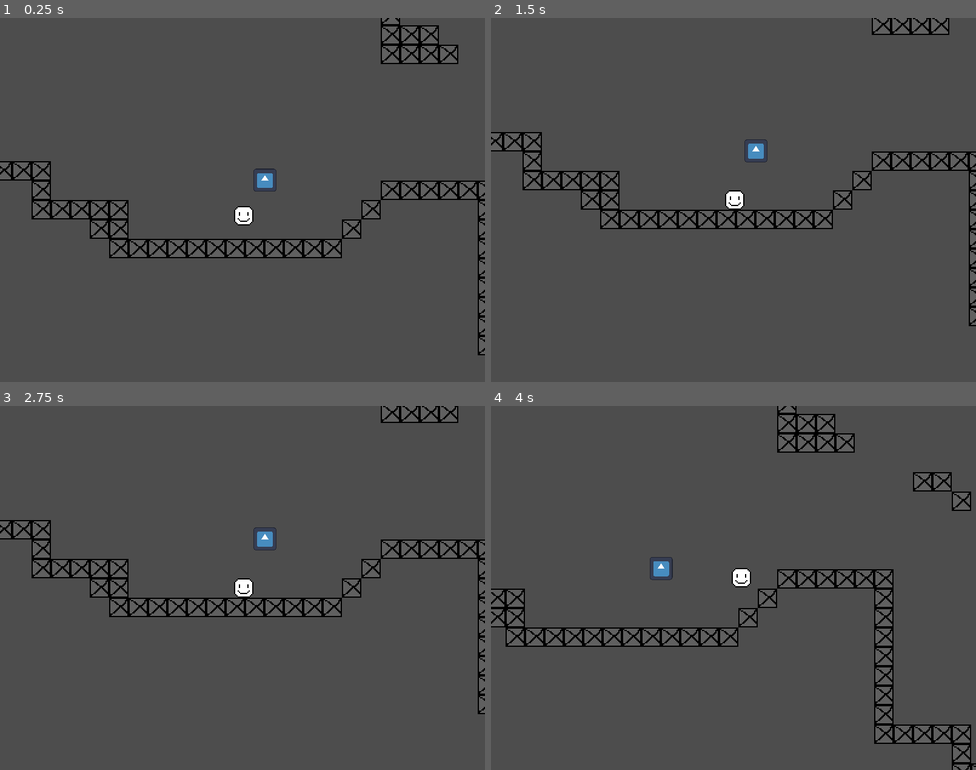
Above: before the commit, frames 1-4 (two rows, left to right).
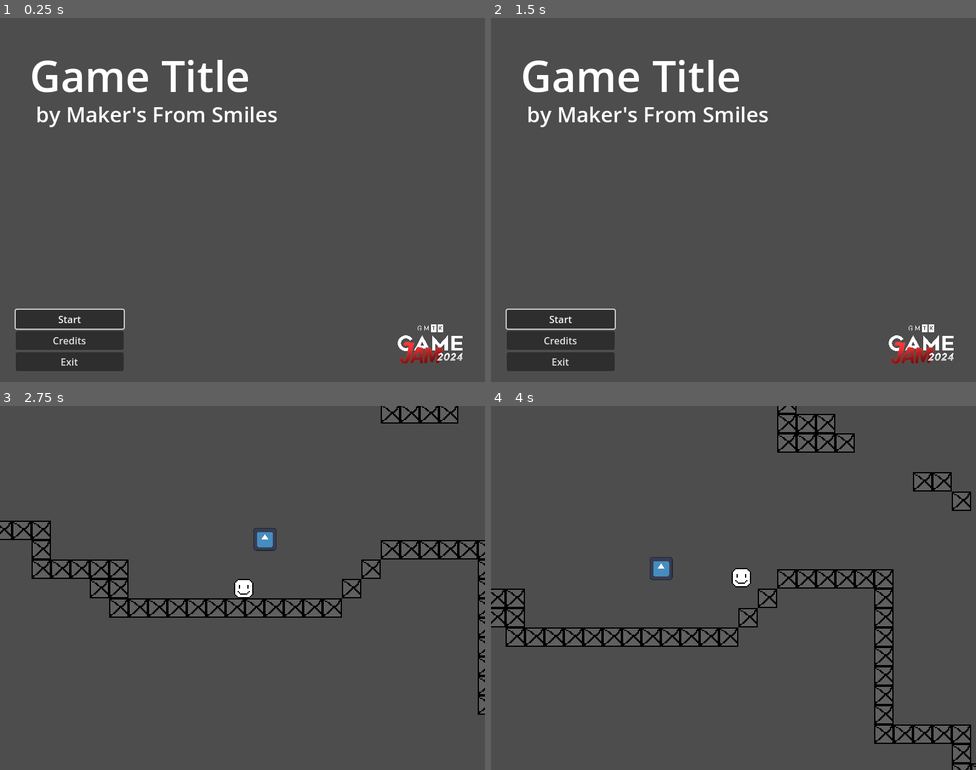
Above: after the commit, the same moments.

Repository: makersfromsmiles/gmtk2024
Game: Godot game, scene res://Scenes/MainMenu.tscn
Two runs of this game, one before a commit and one after it. Both use one fixed random seed, a clock stepped at 60 frames per second and the inputs below. Before the commit the project starts from res://Scenes/robot_game.tscn. The engine's default icon, where the game draws it, is replaced by a stand-in: a white triangle on a blue panel in a dark square.
Inputs (mouse positions are in pixels of both pictures, inside the frame that each line leads up to):
- Up to frame 1 (0.25 s): no input
- Up to frame 2 (1.5 s): click (558, 341) at 0.5 s, where only the run after the commit has a clickable "Credits"; click (718, 352) at 1.25 s, where only the run after the commit has a clickable "Return to Menu"
- Up to frame 3 (2.75 s): click (67, 708) at 2 s, where only the run after the commit has a clickable "Start"
- Up to frame 4 (4 s): tap Enter (ui_accept) at 2.75, 3.02, 3.77 s; hold E (interact) 2.78-3.53 s; hold Right (ui_right) from 2.78 s (still down); tap E (interact) at 3.6 s

The runs differ from the first frame. In frame 1, 10% of the frame differs, in the area x 0-100%, y 0-97%; in frame 2, 10%; in frame 3, 1.5%; in frame 4, nothing differs.

Commit message:
Updating Menus
Back menus didn't work right but now they do

Diff:
--- /dev/null
+++ b/Assets/music/MainBGM.tscn
@@ -0,0 +1,7 @@
+[gd_scene load_steps=2 format=3 uid="uid://by53bahjjq4b8"]
+
+[ext_resource type="AudioStream" uid="uid://cyqn7v8g81b7v" path="res://Assets/music/music test.mp3" id="1_fxv20"]
+
+[node name="MainBgm" type="AudioStreamPlayer2D"]
+stream = ExtResource("1_fxv20")
+autoplay = true
--- a/Scenes/MainMenu.tscn
+++ b/Scenes/MainMenu.tscn
@@ -1,4 +1,8 @@
-[gd_scene format=3 uid="uid://wy5xyrt65ldb"]
+[gd_scene load_steps=4 format=3 uid="uid://wy5xyrt65ldb"]
+
+[ext_resource type="Script" path="res://Scenes/main_menu.gd" id="1_003dt"]
+[ext_resource type="Script" path="res://Scenes/start.gd" id="2_r35hq"]
+[ext_resource type="Texture2D" uid="uid://cd0dixt23utdk" path="res://Assets/sprites/gmtk2024-logo.png" id="3_agy4k"]
 
 [node name="MainMenu" type="Control"]
 layout_mode = 3
@@ -7,23 +11,69 @@
 anchor_bottom = 1.0
 grow_horizontal = 2
 grow_vertical = 2
+script = ExtResource("1_003dt")
 
-[node name="MarginContainer" type="MarginContainer" parent="."]
+[node name="Background" type="TextureRect" parent="."]
 layout_mode = 0
 offset_right = 40.0
 offset_bottom = 40.0
 
+[node name="Label" type="Label" parent="."]
+layout_mode = 0
+offset_left = 49.0
+offset_top = 47.0
+offset_right = 412.0
+offset_bottom = 143.0
+theme_override_font_sizes/font_size = 70
+text = "Game Title"
+
+[node name="Label2" type="Label" parent="."]
+layout_mode = 0
+offset_left = 59.0
+offset_top = 134.0
+offset_right = 458.0
+offset_bottom = 230.0
+theme_override_font_sizes/font_size = 35
+text = "by Maker's From Smiles"
+
+[node name="Gmtk2024-logo" type="Sprite2D" parent="."]
+position = Vector2(710, 537)
+scale = Vector2(0.0733027, 0.0733027)
+texture = ExtResource("3_agy4k")
+
+[node name="MarginContainer" type="MarginContainer" parent="."]
+layout_mode = 1
+anchors_preset = 2
+anchor_top = 1.0
+anchor_bottom = 1.0
+offset_left = 1.0
+offset_top = -119.0
+offset_right = 129.0
+offset_bottom = 7.0
+grow_vertical = 0
+theme_override_constants/margin_left = 25
+theme_override_constants/margin_top = 0
+theme_override_constants/margin_right = -75
+theme_override_constants/margin_bottom = 25
+
 [node name="VBoxContainer" type="VBoxContainer" parent="MarginContainer"]
 layout_mode = 2
 
-[node name="Button" type="Button" parent="MarginContainer/VBoxContainer"]
+[node name="Start" type="Button" parent="MarginContainer/VBoxContainer"]
 layout_mode = 2
+focus_neighbor_top = NodePath("../Exit")
 text = "Start"
+script = ExtResource("2_r35hq")
 
-[node name="Button2" type="Button" parent="MarginContainer/VBoxContainer"]
+[node name="Credits" type="Button" parent="MarginContainer/VBoxContainer"]
 layout_mode = 2
 text = "Credits"
 
-[node name="Button3" type="Button" parent="MarginContainer/VBoxContainer"]
+[node name="Exit" type="Button" parent="MarginContainer/VBoxContainer"]
 layout_mode = 2
+focus_neighbor_bottom = NodePath("../Start")
 text = "Exit"
+
+[connection signal="pressed" from="MarginContainer/VBoxContainer/Start" to="." method="_on_start_pressed"]
+[connection signal="pressed" from="MarginContainer/VBoxContainer/Credits" to="." method="_on_credits_pressed"]
+[connection signal="pressed" from="MarginContainer/VBoxContainer/Exit" to="." method="_on_exit_pressed"]
--- /dev/null
+++ b/Scenes/OptionsMenu.tscn
@@ -0,0 +1,35 @@
+[gd_scene load_steps=3 format=3 uid="uid://dfwe10agwecyr"]
+
+[ext_resource type="Script" path="res://Scenes/options_menu.gd" id="1_ahyi1"]
+[ext_resource type="Script" path="res://Scenes/back.gd" id="2_ohfgf"]
+
+[node name="OptionsMenu" type="Control"]
+layout_mode = 3
+anchors_preset = 15
+anchor_right = 1.0
+anchor_bottom = 1.0
+grow_horizontal = 2
+grow_vertical = 2
+script = ExtResource("1_ahyi1")
+
+[node name="Background" type="TextureRect" parent="."]
+layout_mode = 0
+offset_right = 40.0
+offset_bottom = 40.0
+
+[node name="MarginContainer" type="MarginContainer" parent="."]
+layout_mode = 0
+offset_left = 312.0
+offset_top = 535.0
+offset_right = 442.0
+offset_bottom = 636.0
+
+[node name="VBoxContainer" type="VBoxContainer" parent="MarginContainer"]
+layout_mode = 2
+
+[node name="Back" type="Button" parent="MarginContainer/VBoxContainer"]
+layout_mode = 2
+text = "Return to Menu"
+script = ExtResource("2_ohfgf")
+
+[connection signal="pressed" from="MarginContainer/VBoxContainer/Back" to="." method="_on_back_pressed"]
--- /dev/null
+++ b/Scenes/back.gd
@@ -0,0 +1,4 @@
+extends Button
+
+func _ready():
+	grab_focus()
--- /dev/null
+++ b/Scenes/main_menu.gd
@@ -0,0 +1,10 @@
+extends Control
+
+func _on_start_pressed() -> void:
+	get_tree().change_scene_to_file("res://Scenes/robot_game.tscn")
+
+func _on_credits_pressed() -> void:
+	get_tree().change_scene_to_file("res://Scenes/OptionsMenu.tscn")
+
+func _on_exit_pressed() -> void:
+	get_tree().quit()
--- /dev/null
+++ b/Scenes/options_menu.gd
@@ -0,0 +1,4 @@
+extends Control
+
+func _on_back_pressed() -> void:
+	get_tree().change_scene_to_file("res://Scenes/MainMenu.tscn")
--- /dev/null
+++ b/Scenes/start.gd
@@ -0,0 +1,4 @@
+extends Button
+
+func _ready():
+	grab_focus()
--- a/project.godot
+++ b/project.godot
@@ -11,10 +11,14 @@
 [application]
 
 config/name="gmtk24-makers"
-run/main_scene="res://Scenes/robot_game.tscn"
+run/main_scene="res://Scenes/MainMenu.tscn"
 config/features=PackedStringArray("4.3", "Forward Plus")
 run/max_fps=60
 config/icon="res://Assets/sprites/icon.svg"
+
+[autoload]
+
+MainBgm="*res://Assets/music/MainBGM.tscn"
 
 [display]
 
@@ -23,6 +27,38 @@
 
 [input]
 
+ui_left={
+"deadzone": 0.5,
+"events": [Object(InputEventKey,"resource_local_to_scene":false,"resource_name":"","device":0,"window_id":0,"alt_pressed":false,"shift_pressed":false,"ctrl_pressed":false,"meta_pressed":false,"pressed":false,"keycode":4194319,"physical_keycode":0,"key_label":0,"unicode":0,"location":0,"echo":false,"script":null)
+, Object(InputEventJoypadButton,"resource_local_to_scene":false,"resource_name":"","device":0,"button_index":13,"pressure":0.0,"pressed":false,"script":null)
+, Object(InputEventJoypadMotion,"resource_local_to_scene":false,"resource_name":"","device":0,"axis":0,"axis_value":-1.0,"script":null)
+, Object(InputEventKey,"resource_local_to_scene":false,"resource_name":"","device":-1,"window_id":0,"alt_pressed":false,"shift_pressed":false,"ctrl_pressed":false,"meta_pressed":false,"pressed":false,"keycode":0,"physical_keycode":65,"key_label":0,"unicode":97,"location":0,"echo":false,"script":null)
+]
+}
+ui_right={
+"deadzone": 0.5,
+"events": [Object(InputEventKey,"resource_local_to_scene":false,"resource_name":"","device":0,"window_id":0,"alt_pressed":false,"shift_pressed":false,"ctrl_pressed":false,"meta_pressed":false,"pressed":false,"keycode":4194321,"physical_keycode":0,"key_label":0,"unicode":0,"location":0,"echo":false,"script":null)
+, Object(InputEventJoypadButton,"resource_local_to_scene":false,"resource_name":"","device":0,"button_index":14,"pressure":0.0,"pressed":false,"script":null)
+, Object(InputEventJoypadMotion,"resource_local_to_scene":false,"resource_name":"","device":0,"axis":0,"axis_value":1.0,"script":null)
+, Object(InputEventKey,"resource_local_to_scene":false,"resource_name":"","device":-1,"window_id":0,"alt_pressed":false,"shift_pressed":false,"ctrl_pressed":false,"meta_pressed":false,"pressed":false,"keycode":0,"physical_keycode":68,"key_label":0,"unicode":100,"location":0,"echo":false,"script":null)
+]
+}
+ui_up={
+"deadzone": 0.5,
+"events": [Object(InputEventKey,"resource_local_to_scene":false,"resource_name":"","device":0,"window_id":0,"alt_pressed":false,"shift_pressed":false,"ctrl_pressed":false,"meta_pressed":false,"pressed":false,"keycode":4194320,"physical_keycode":0,"key_label":0,"unicode":0,"location":0,"echo":false,"script":null)
+, Object(InputEventJoypadButton,"resource_local_to_scene":false,"resource_name":"","device":0,"button_index":11,"pressure":0.0,"pressed":false,"script":null)
+, Object(InputEventJoypadMotion,"resource_local_to_scene":false,"resource_name":"","device":0,"axis":1,"axis_value":-1.0,"script":null)
+, Object(InputEventKey,"resource_local_to_scene":false,"resource_name":"","device":-1,"window_id":0,"alt_pressed":false,"shift_pressed":false,"ctrl_pressed":false,"meta_pressed":false,"pressed":false,"keycode":0,"physical_keycode":87,"key_label":0,"unicode":87,"location":0,"echo":false,"script":null)
+]
+}
+ui_down={
+"deadzone": 0.5,
+"events": [Object(InputEventKey,"resource_local_to_scene":false,"resource_name":"","device":0,"window_id":0,"alt_pressed":false,"shift_pressed":false,"ctrl_pressed":false,"meta_pressed":false,"pressed":false,"keycode":4194322,"physical_keycode":0,"key_label":0,"unicode":0,"location":0,"echo":false,"script":null)
+, Object(InputEventJoypadButton,"resource_local_to_scene":false,"resource_name":"","device":0,"button_index":12,"pressure":0.0,"pressed":false,"script":null)
+, Object(InputEventJoypadMotion,"resource_local_to_scene":false,"resource_name":"","device":0,"axis":1,"axis_value":1.0,"script":null)
+, Object(InputEventKey,"resource_local_to_scene":false,"resource_name":"","device":-1,"window_id":0,"alt_pressed":false,"shift_pressed":false,"ctrl_pressed":false,"meta_pressed":false,"pressed":false,"keycode":0,"physical_keycode":83,"key_label":0,"unicode":115,"location":0,"echo":false,"script":null)
+]
+}
 interact={
 "deadzone": 0.5,
 "events": [Object(InputEventKey,"resource_local_to_scene":false,"resource_name":"","device":0,"window_id":0,"alt_presse …(189 unchanged characters)…
Not shown, added: Assets/music/music test.mp3.import
Binary file added: Assets/sprites/gmtk2024-logo.png
Not shown, added: Assets/sprites/gmtk2024-logo.png.import
Binary file added: Assets/sprites/makersfromsmiles.png
Not shown, added: Assets/sprites/makersfromsmiles.png.import
Not shown, added: Assets/music/music test.mp3
